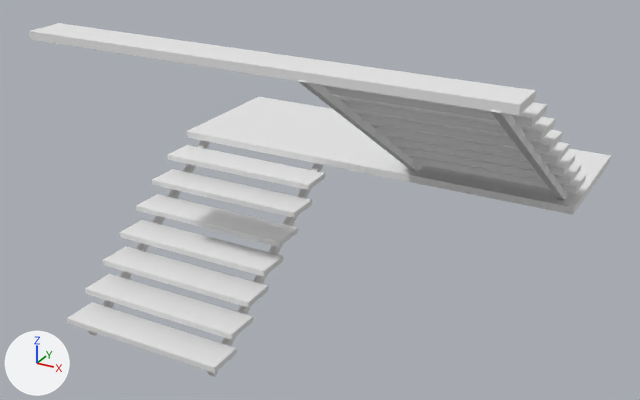
The OBJ model art/3D_Env/3D_Assets/3D_Models/Env_Models/0_Multi/StairsRear.obj as it was, and as the next commit left it.
Both versions are drawn from a camera (50 mm lens) standing at (5.11, -10.04, 6.71) and looking at (-0.25, -0.3, 1.84). The lights are fixed; the arrows at lower left show +X, +Y and +Z. The first picture is the older version. Where no turn or scale is listed for an object, it has been applied to the vertices.

Objects in the first picture: 'StairsRear'.
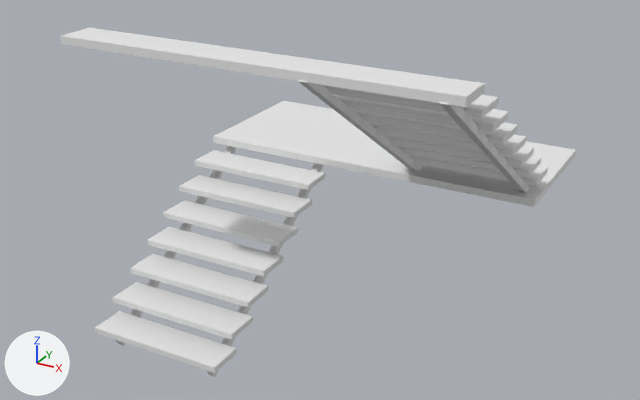
The change, as a list of edits to the scene's bpy script:
```text
Change me_stairsrear:
    used by ob_stairsrear; location = (0.0, 0.0, 0.0)
    remove me_stairsrear.from_pydata(...)  # 160 vertices, 120 faces; spans x -3.0..3.0, y -2.51..2.5, z 0.0..4.3
    add me_stairsrear.from_pydata(...)  # 160 vertices, 120 faces; spans x -2.5..2.5, y -2.51..2.5, z 0.0..4.3
    me_stairsrear part 1: the loose piece of 8 vertices spanning x -3.0..3.0, y 0.4..2.5, z 2.05..2.15 is scaled about its middle by (0.833, 1, 1)
    me_stairsrear part 2: the loose piece of 8 vertices spanning x -3.0..3.0, y -2.5..-2.0, z 4.2..4.3 is scaled about its middle by (0.833, 1, 1)
    me_stairsrear part 3: the loose piece of 8 vertices spanning x -2.84..-2.74, y -2.32..0.84, z 0.0..2.14 is moved by (0.5, 0.0, 0.0)
    me_stairsrear part 4: the loose piece of 8 vertices spanning x 2.74..2.84, y -2.51..0.76, z 2.06..4.28 is moved by (-0.5, 0.0, 0.0)
    me_stairsrear part 5: all 28 vertices in x -3.0, y -2.5..0.4, z 0.25..1.93 are moved by (0.5, 0.0, 0.0)
    me_stairsrear part 6: all 28 vertices in x 3.0, y -2.01..0.89, z 2.35..4.03 are moved by (-0.5, 0.0, 0.0)
```

Changed parts and their boxes [x1, y1, x2, y2] in the pictures (640 x 400 px; the box of a moved part takes in the faces that stretch with it):
'StairsRear', reshaped (11% narrower): before [29, 23, 611, 377]; after [60, 27, 576, 377]
part 1 of me_stairsrear, moved or reshaped: before [186, 97, 611, 215]; after [213, 101, 576, 207]
part 2 of me_stairsrear, moved or reshaped: before [29, 23, 536, 115]; after [60, 27, 485, 107]
part 3 of me_stairsrear, moved or reshaped: before [87, 140, 210, 336]; after [115, 146, 237, 346]
part 4 of me_stairsrear, moved or reshaped: before [491, 109, 568, 200]; after [439, 101, 530, 193]
part 5 of me_stairsrear, moved or reshaped: before [67, 145, 325, 373]; after [95, 150, 325, 373]
part 6 of me_stairsrear, moved or reshaped: before [308, 85, 586, 193]; after [308, 85, 548, 186]
